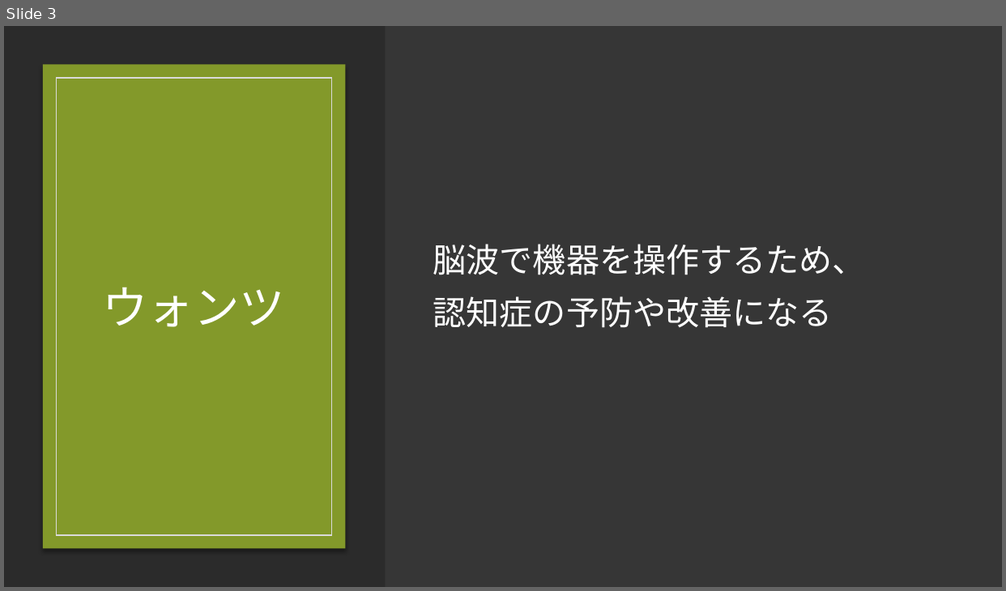
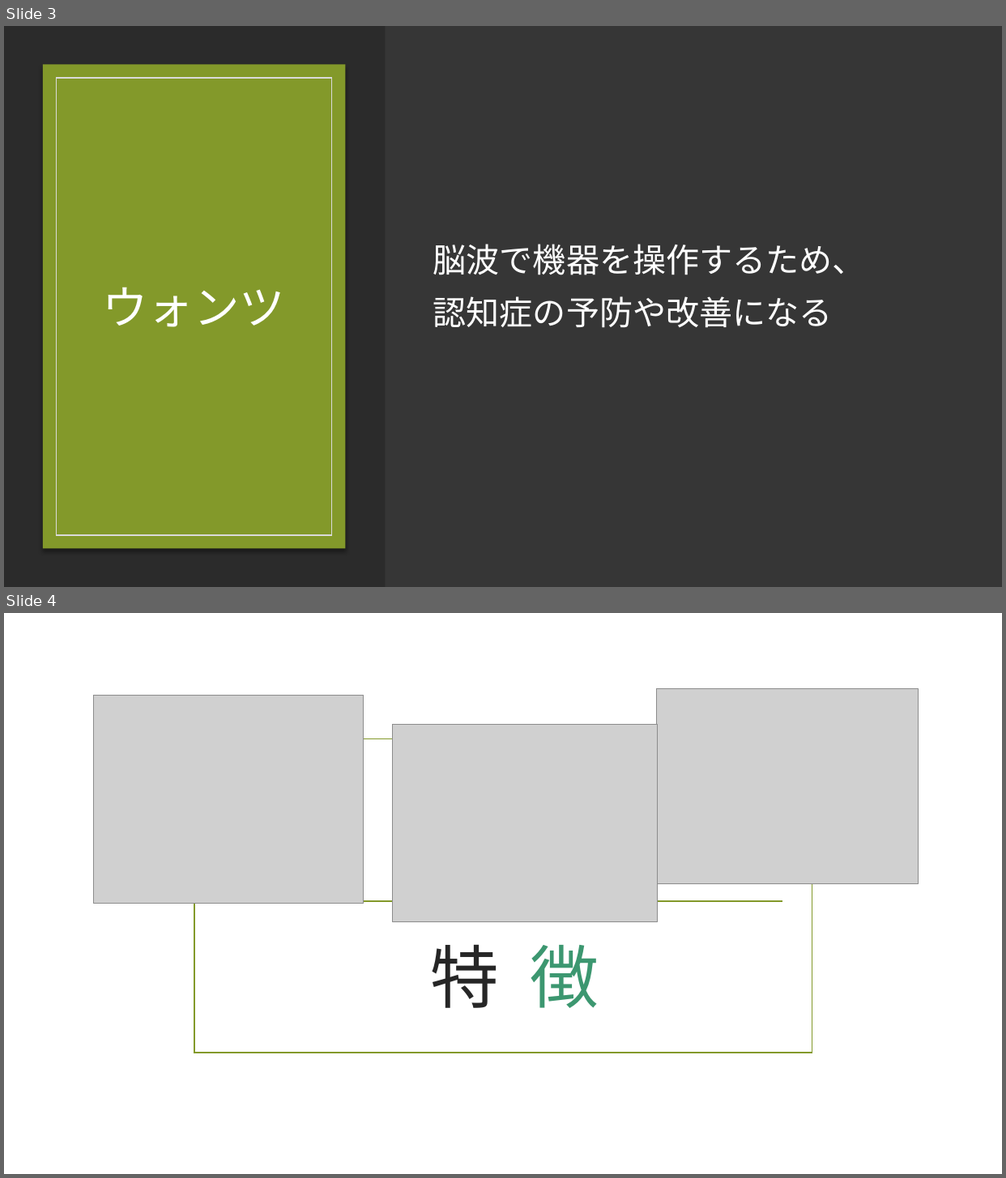
Before and after one commit to Gar-hal/MK11, a slide deck: シーズ・ニーズ・ウォンツ.pptx. Shown one above the other, each under a label of ours: slide 3 before the commit, slides 3 and 4 after it. The pictures are 1006x591 and 1006x1178 pixels, drawn with LibreOffice and Linux fonts; fonts in the diff are those of the drawing; grey boxes stand for pictures; background and template pictures are left out; a plain dark background stands for a picture behind light text. Boxes give left, top, right and bottom in pixels: in the first picture for what was removed or moved away, otherwise in the second. Text is boxed around its words. In the diff, an @@ line names an element or a change of style, - is before the commit and + after.

```diff
--- a/シーズ・ニーズ・ウォンツ.pptx
+++ b/シーズ・ニーズ・ウォンツ.pptx
@@ slide 4 added at bbox=[4, 613, 1002, 1174], background picture (left out) @@
@@ picture added at bbox=[93, 696, 364, 904] @@
@@ picture added at bbox=[657, 689, 918, 884] @@
@@ picture added at bbox=[393, 725, 657, 922] @@
@@ rectangle added at bbox=[195, 739, 812, 1053], outline #83992A 1.25 pt @@
@@ line added from (224, 901) to (782, 901), #83992A 1.25 pt @@
@@ title added at bbox=[431, 944, 599, 1008], 66 pt, text #262626 @@
+特 徴
```
Also in this commit, not shown: 4 other slides added.
